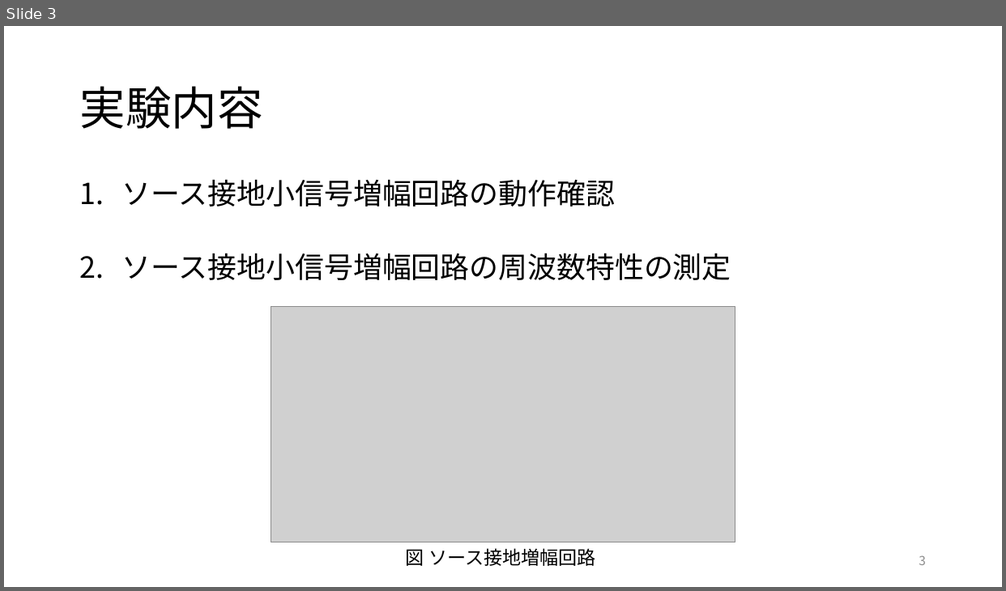
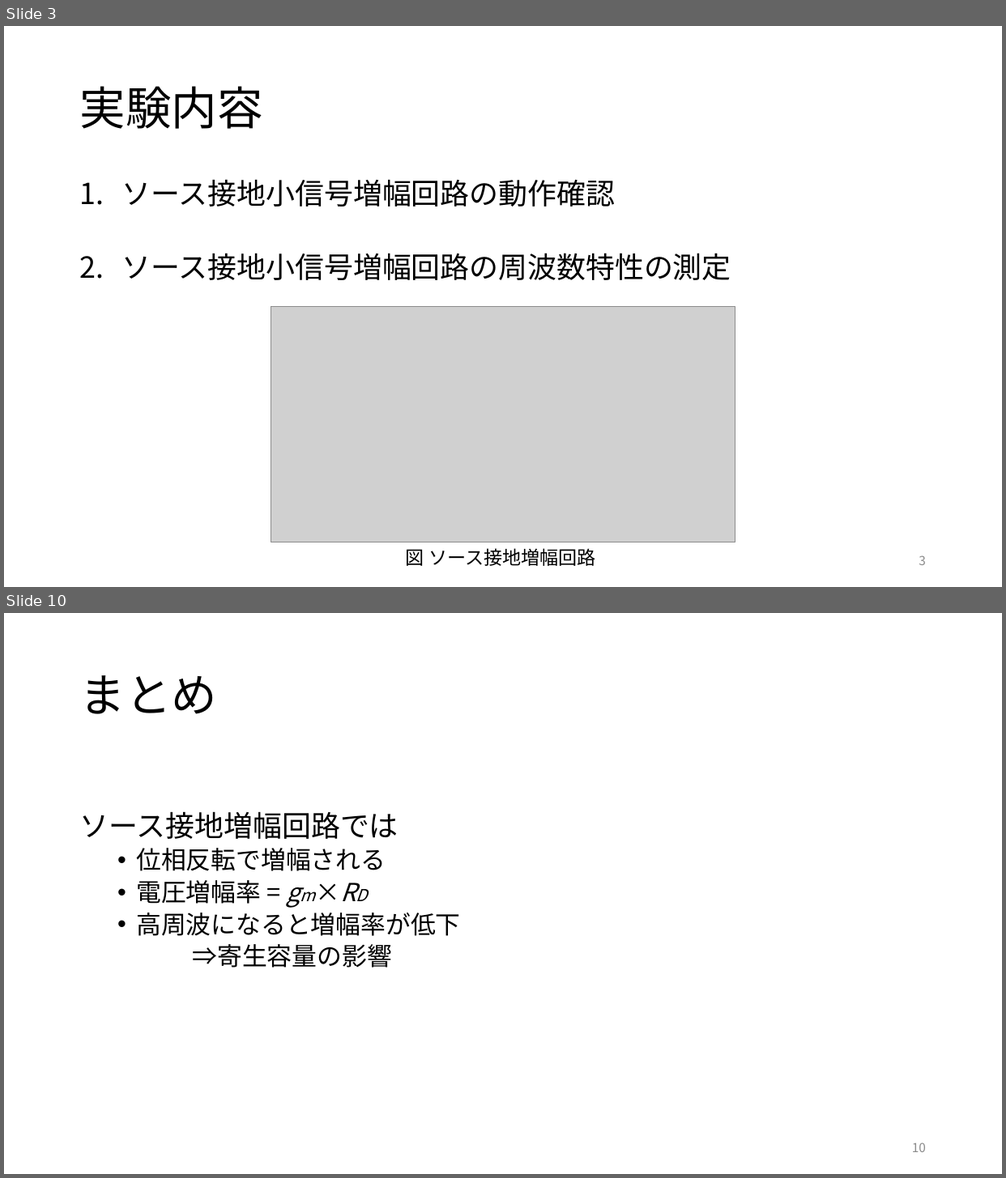
Before and after one commit to yoidea/design_project, a slide deck: design_project1.pptx. Shown one above the other, each under a label of ours: slide 3 before the commit, slides 3 and 10 after it; the slides between them are not shown. The pictures are 1006x591 and 1006x1178 pixels, drawn with LibreOffice and Linux fonts; fonts in the diff are those of the drawing; grey boxes stand for pictures. Boxes give left, top, right and bottom in pixels: in the first picture for what was removed or moved away, otherwise in the second. Text is boxed around its words. In the diff, an @@ line names an element or a change of style, - is before the commit and + after.

```diff
--- a/design_project1.pptx
+++ b/design_project1.pptx
@@ slide 10 added at box(4, 613, 1002, 1174), background #FFFFFF @@
@@ title added at box(80, 675, 217, 714), 44 pt, text #000000 @@
+まとめ
@@ text added at box(80, 811, 460, 968), 24 pt, text #000000 @@
+ソース接地増幅回路では
+  • 位相反転で増幅される
+  • 電圧増幅率 = gm×RD
+  • 高周波になると増幅率が低下
+  ⇒寄生容量の影響
@@ page number added at box(912, 1143, 926, 1152), 12 pt, text #8C8C8C @@
+10
```
Also in this commit, not shown: 5 slides changed.
